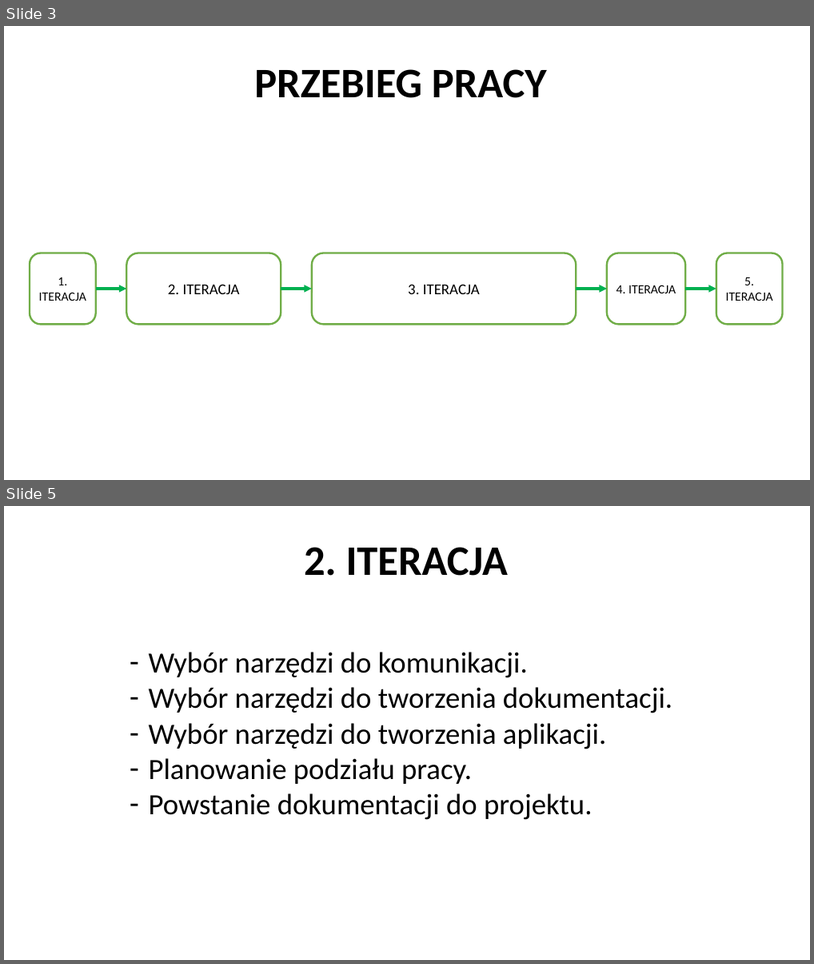
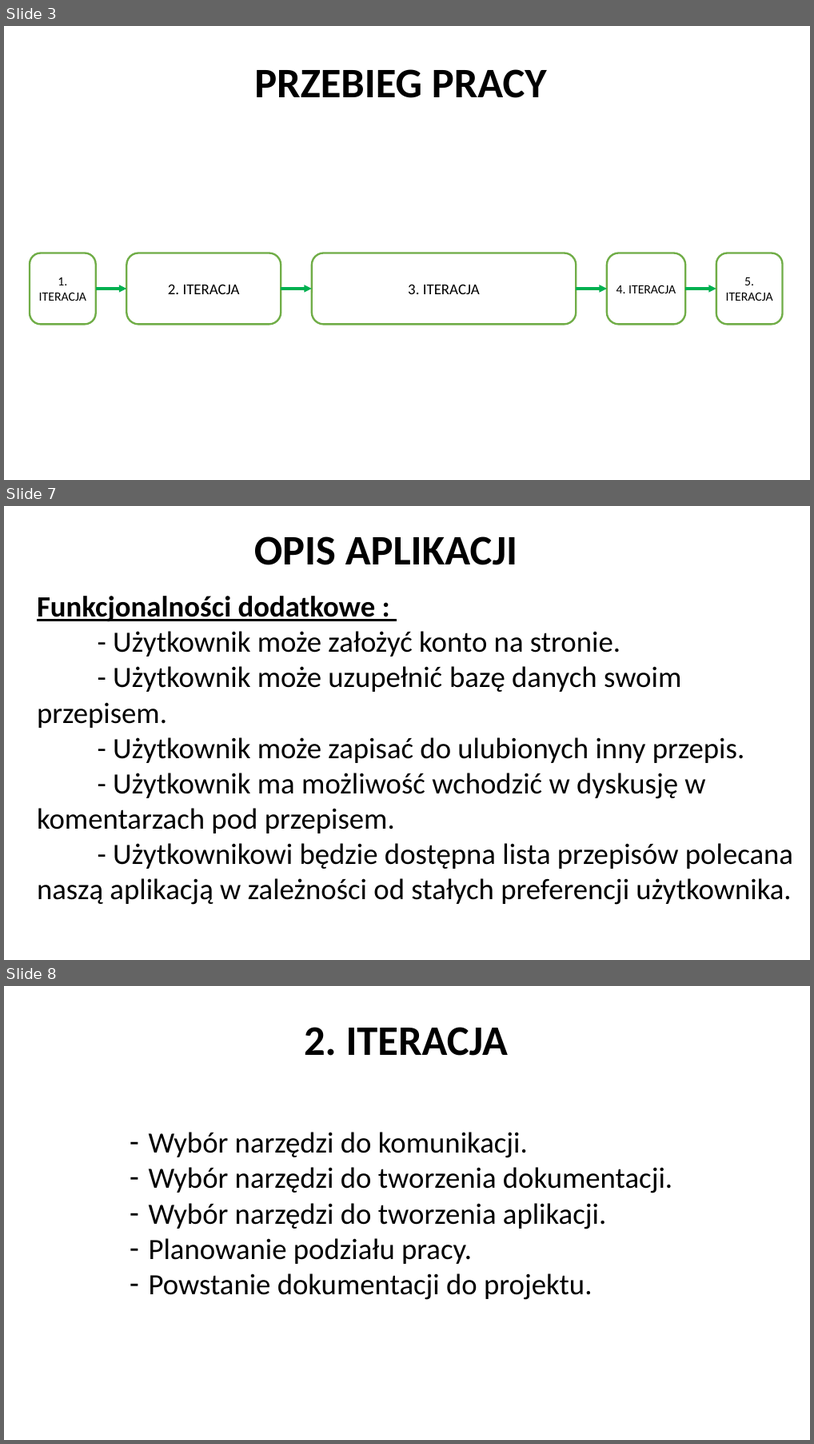
Before and after one commit to ivanprokopets/Team-Project, a slide deck: Documentation/Presentation/Presentation.pptx. Shown one above the other, each under a label of ours: slides 3 and 5 before the commit, slides 3, 7 and 8 after it; the slides between them are not shown. The pictures are 814x964 and 814x1444 pixels, drawn with LibreOffice and Linux fonts; fonts in the diff are those of the drawing; background and template pictures are left out. Boxes give left, top, right and bottom in pixels: in the first picture for what was removed or moved away, otherwise in the second. Text is boxed around its words. In the diff, an @@ line names an element or a change of style, - is before the commit and + after.

```diff
--- a/Documentation/Presentation/Presentation.pptx
+++ b/Documentation/Presentation/Presentation.pptx
@@ slide 7 added at [4,506,810,960], background picture (left out) @@
@@ text added at [254,536,518,565], 50 pt, text #000000, bold @@
+OPIS APLIKACJI
@@ text added at [37,596,794,904], 35 pt, text #000000 @@
+Funkcjonalności dodatkowe :
+- Użytkownik może założyć konto na stronie.
+- Użytkownik może uzupełnić bazę danych swoim przepisem.
+- Użytkownik może zapisać do ulubionych inny przepis.
+- Użytkownik ma możliwość wchodzić w dyskusję w komentarzach pod przepisem.
+- Użytkownikowi będzie dostępna lista przepisów polecana naszą aplikacją w zależności od stałych preferencji użytkownika.
@@ what was slide 5 is now slide 8 @@
```
Also in this commit, not shown: 1 slide changed, 15 other slides added.
